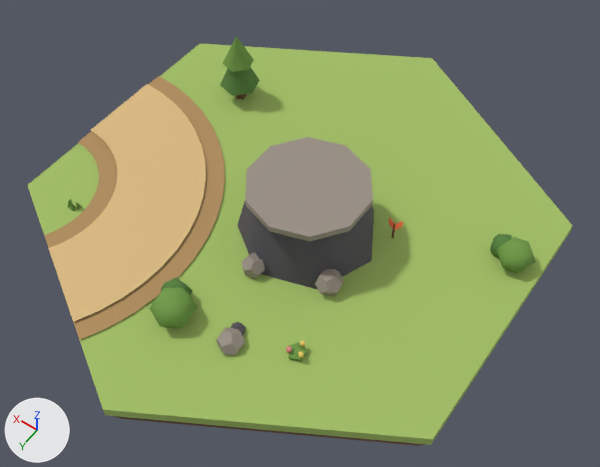
Before and after pictures for a commit that changed the glTF model assets/tiles/tile_warBend.glb.
Before and after are seen from a 50 mm camera at (-1.153, 1.58, 2.331) aimed at (-0.095, 0.1, 0.005). Every picture has the same lights, and +X, +Y and +Z are marked at lower left. The first picture is the older version. Where no turn or scale is listed for an object, it has been applied to the vertices. Vertices at exactly the same position are counted once.

Objects in the first picture: 'deco_bush_0_a', 'deco_bush_0_b', 'deco_bush_5_a', 'deco_bush_5_b', 'deco_flowers_1_leaf', 'deco_stone_2_b', 'deco_tree_3_crown', 'deco_tree_3_crown_b', 'ground', 'road_surface_0', 'road_verge_0', 'tower_slot_1_outcrop', 'tower_slot_1_plate' and 6 more.
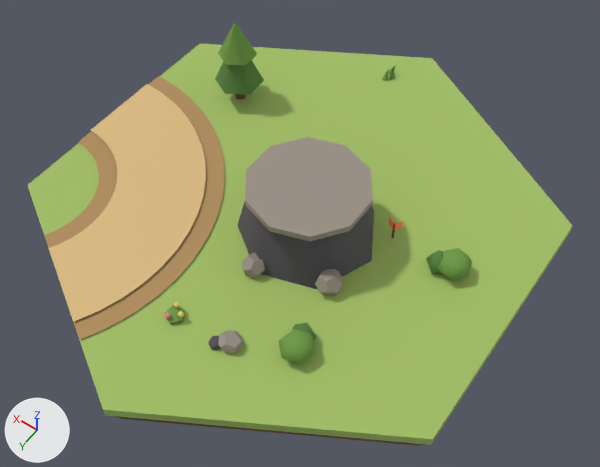
Where the newer file only moved an object's origin or applied its transform, the numbers keep the older frame.

Boxes (x1, y1, x2, y2) around the edits, measured in the pictures (600 x 467 px; the box of a moved part takes in the faces that stretch with it):
'deco_bush_5_a', moved, turned, rescaled: before (149, 288, 198, 328); after (279, 329, 316, 364)
'deco_bush_0_a', moved, turned, rescaled: before (496, 237, 536, 273); after (437, 248, 472, 281)
'deco_tree_3_crown', moved, turned, rescaled: before (220, 67, 260, 96); after (215, 60, 264, 95)
'deco_tree_3_crown_b', reshaped (21% wider, 19% taller): before (222, 36, 254, 72); after (218, 22, 257, 65)
'deco_bush_0_b', moved, turned, rescaled: before (490, 234, 512, 259); after (426, 250, 443, 275)
'deco_bush_5_b', moved, turned, rescaled: before (161, 277, 193, 295); after (292, 323, 316, 341)
'deco_stone_2_b', moved, turned, rescaled: before (231, 322, 245, 336); after (208, 336, 220, 350)
part 3 of me_mesh_14, moved or reshaped: before (289, 342, 308, 362); after (164, 306, 185, 325)

What changed in the scene script:
```text
Change me_mesh_12:
    remove me_mesh_12.from_pydata(...)  # 28 vertices, 36 faces; spans x -0.0674..0.0674, y -0.0654..0.0654, z -0.0551..0.0551
    add me_mesh_12.from_pydata(...)  # 28 vertices, 36 faces; spans x 0.0901..0.214, y 0.0934..0.2137, z -0.0546..0.0467
    me_mesh_12 part 1: the whole mesh is turned 36.4 degrees about the z axis through its middle and scaled by 0.919, then moved by (0.1521, 0.1535, -0.004)
Change me_mesh_13:
    remove me_mesh_13.from_pydata(...)  # 24 vertices, 30 faces; spans x -0.0481..0.0449, y -0.0489..0.0427, z -0.0492..0.0492
    add me_mesh_13.from_pydata(...)  # 24 vertices, 30 faces; spans x 0.1068..0.1924, y 0.149..0.233, z -0.048..0.0424
    me_mesh_13 part 2: the whole mesh is turned 36.4 degrees about the z axis through its middle and scaled by 0.919, then moved by (0.1503, 0.188, -0.0028)
Change me_mesh_14:
    remove me_mesh_14.from_pydata(...)  # 18 vertices, 20 faces; spans x -0.0278..0.0333, y -0.0312..0.0321, z -0.0154..0.0154
    add me_mesh_14.from_pydata(...)  # 18 vertices, 20 faces; spans x 0.3721..0.4354, y 0.088..0.1537, z -0.016..0.016
    me_mesh_14 part 3: 18 of 18 vertices moved; they spanned x -0.0278..0.0333, y -0.0312..0.0321, z -0.0154..0.0154 and now span x 0.3721..0.4354, y 0.088..0.1537, z -0.016..0.016; mean shift (0.4061, 0.1224, -0.0001)
Change me_mesh_19:
    remove me_mesh_19.from_pydata(...)  # 20 vertices, 36 faces; spans x -0.0246..0.0246, y -0.0264..0.0264, z -0.025..0.025
    add me_mesh_19.from_pydata(...)  # 20 vertices, 36 faces; spans x 0.0028..0.0514, y 0.0572..0.1021, z -0.023..0.023
    me_mesh_19 part 4: the whole mesh is turned 112.4 degrees about the z axis through its middle and scaled by 0.918, then moved by (0.0271, 0.0797, 0.0)
Change me_mesh_21:
    remove me_mesh_21.from_pydata(...)  # 9 vertices, 12 faces; spans x -0.078..0.078, y -0.078..0.078, z -0.09..0.09
    add me_mesh_21.from_pydata(...)  # 9 vertices, 12 faces; spans x -0.088..0.088, y -0.099..0.099, z -0.074..0.146
    me_mesh_21 part 5: the whole mesh is turned -133.6 degrees about the z axis through its middle and scaled by 1.22, then moved by (0.0, 0.0, 0.036)
Change me_mesh_22:
    remove me_mesh_22.from_pydata(...)  # 9 vertices, 12 faces; spans x -0.061..0.061, y -0.0604..0.0604, z -0.0629..0.0629
    add me_mesh_22.from_pydata(...)  # 9 vertices, 12 faces; spans x -0.0683..0.0683, y -0.0769..0.0769, z -0.0225..0.1314
    me_mesh_22 part 6
    me_mesh_22.vertices[0].co: (0.0, 0.0, 0.0629) -> (0.0, 0.0, 0.1314)  # pixel (236, 35) -> pixel (235, 21)
    me_mesh_22.vertices[1].co: (-0.0436, -0.0453, -0.0629) -> (-0.0034, 0.0769, -0.0225)  # pixel (254, 59) -> pixel (225, 64)
    me_mesh_22.vertices[2].co: (0.0174, -0.0604, -0.0629) -> (-0.0683, 0.0355, -0.0225)  # not seen -> pixel (245, 65)
    me_mesh_22.vertices[3].co: (0.061, -0.0151, -0.0629) -> (-0.0649, -0.0413, -0.0225)  # pixel (228, 53) -> pixel (257, 54)
    me_mesh_22.vertices[4].co: (0.0436, 0.0453, -0.0629) -> (0.0034, -0.0769, -0.0225)  # pixel (222, 63) -> pixel (249, 42)
    me_mesh_22.vertices[5].co: (-0.0174, 0.0604, -0.0629) -> (0.0683, -0.0355, -0.0225)  # pixel (232, 71) -> not seen
    me_mesh_22.vertices[6].co: (-0.061, 0.0151, -0.0629) -> (0.0649, 0.0413, -0.0225)  # pixel (248, 69) -> pixel (217, 53)
    me_mesh_22.vertices[7].co: (-0.0436, -0.0453, -0.0629) -> (-0.0034, 0.0769, -0.0225)  # pixel (254, 59) -> pixel (225, 64)
    me_mesh_22.vertices[8].co: (0.0, 0.0, -0.0629) -> (0.0, 0.0, -0.0225)
Change me_mesh_26:
    remove me_mesh_26.from_pydata(...)  # 28 vertices, 36 faces; spans x -0.072..0.072, y -0.078..0.078, z -0.063..0.063
    add me_mesh_26.from_pydata(...)  # 28 vertices, 36 faces; spans x -0.467..-0.346, y -0.181..-0.059, z -0.061..0.039
    me_mesh_26 part 7: the whole mesh is turned -20.6 degrees about the z axis through its middle and scaled by 0.802, then moved by (-0.407, -0.12, -0.011)
Change me_mesh_27:
    remove me_mesh_27.from_pydata(...)  # 24 vertices, 30 faces; spans x -0.0514..0.0546, y -0.0481..0.0557, z -0.056..0.056
    add me_mesh_27.from_pydata(...)  # 24 vertices, 30 faces; spans x -0.4706..-0.3866, y -0.1622..-0.0776, z -0.0526..0.0371
    me_mesh_27 part 8: the whole mesh is turned -20.6 degrees about the z axis through its middle and scaled by 0.802, then moved by (-0.4304, -0.1194, -0.0078)
```
